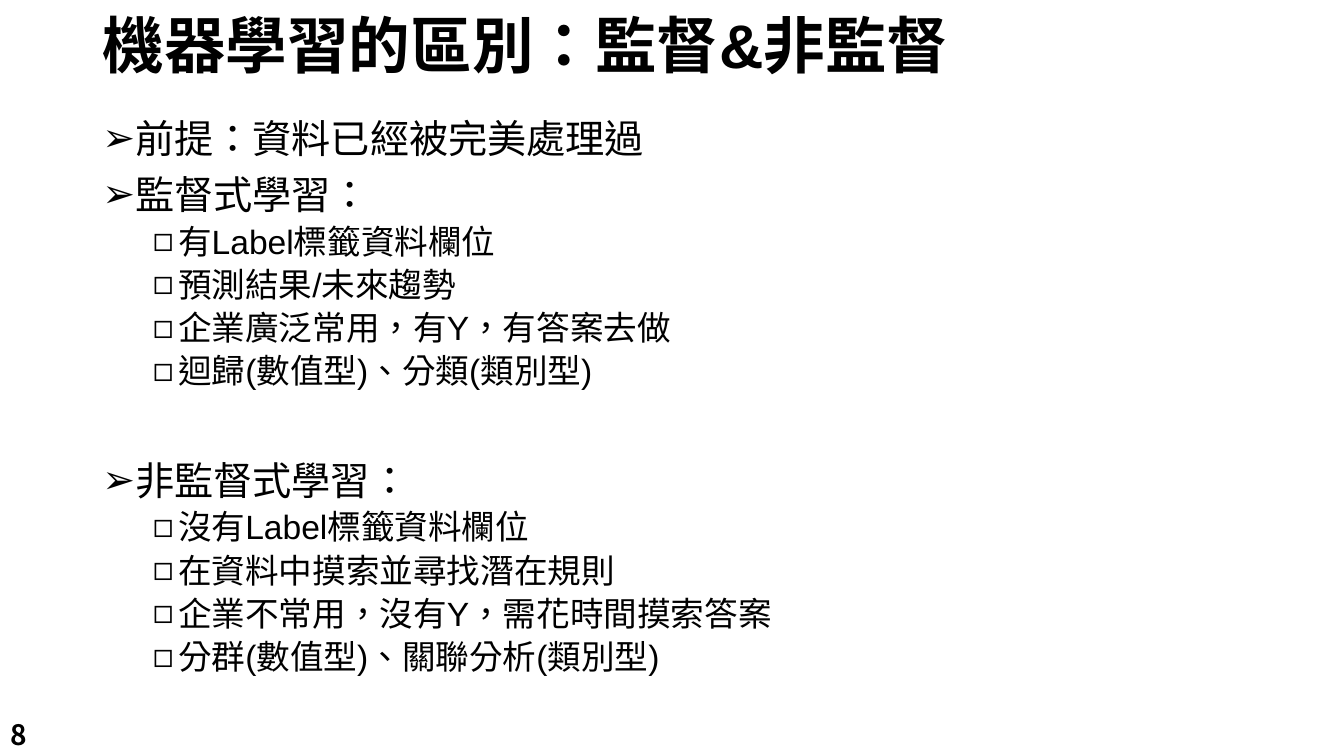
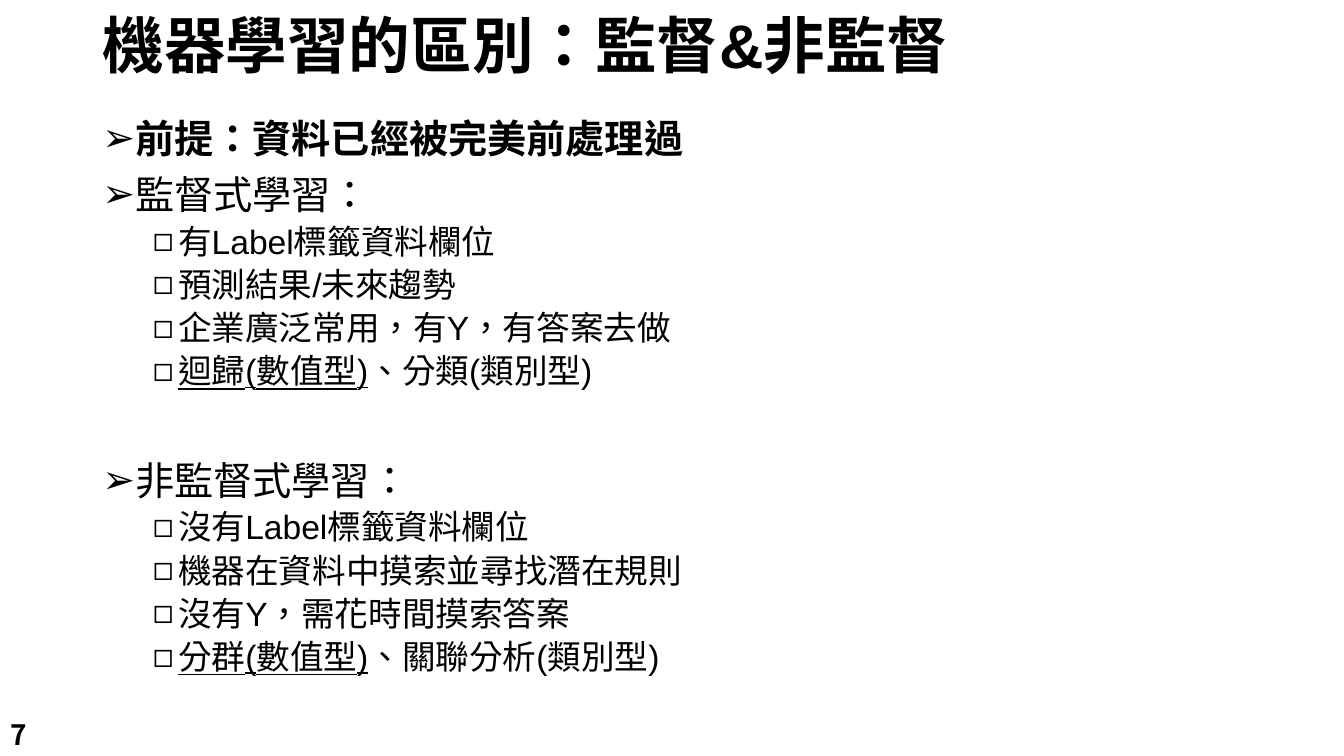
Before and after one commit to LeBronWilly/Basic_R_Language, a slide deck: slide 7 of R_Presentation.pptx (slide 8 before the commit). Drawn at 1344x756 pixels with LibreOffice and Linux fonts; fonts in the diff are those of the drawing; background and template pictures are left out. Boxes give left, top, right and bottom in pixels: in the first picture for what was removed or moved away, otherwise in the second. Text is boxed around its words. In the diff, an @@ line names an element or a change of style, - is before the commit and + after.

```diff
--- a/R_Presentation.pptx
+++ b/R_Presentation.pptx
@@ text at (135, 119, 683, 157): text changed; bold on @@
-➢ 前提：資料已經被完美處理過
+➢ 前提：資料已經被完美前處理過
@@ text at (178, 354, 660, 676): underline on in "迴歸(數值型)、分類(類別型)", "分群(數值型)、關聯分析(類別型)" @@
@@ text at (178, 554, 682, 629): text changed @@
-  ◻ 在資料中摸索並尋找潛在規則
-  ◻ 企業不常用，沒有Y，需花時間摸索答案
+  ◻ 機器在資料中摸索並尋找潛在規則
+  ◻ 沒有Y，需花時間摸索答案
@@ page number at (10, 724, 27, 745): text changed @@
-8
+7
```
Also in this commit, not shown: 17 other slides changed, 2 other files.
